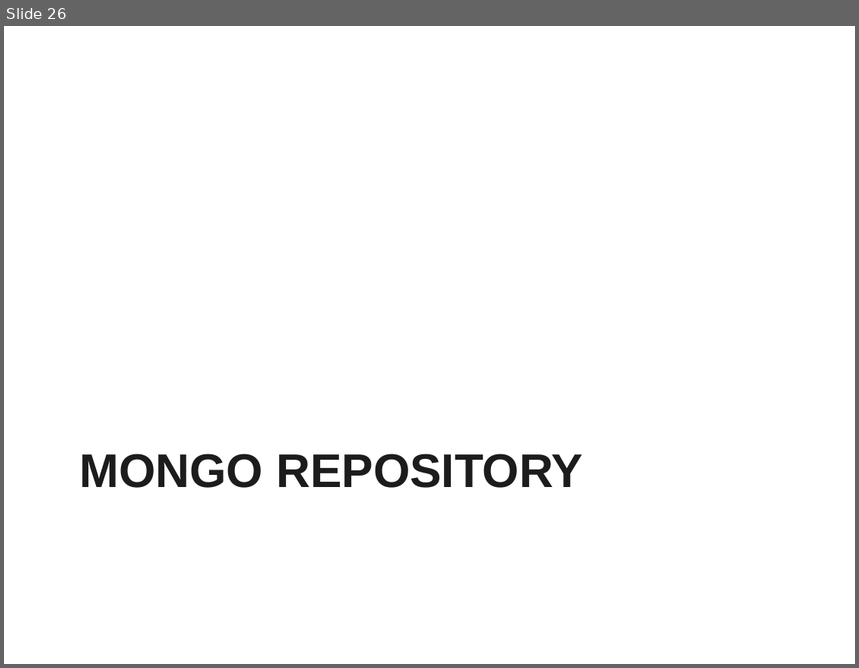
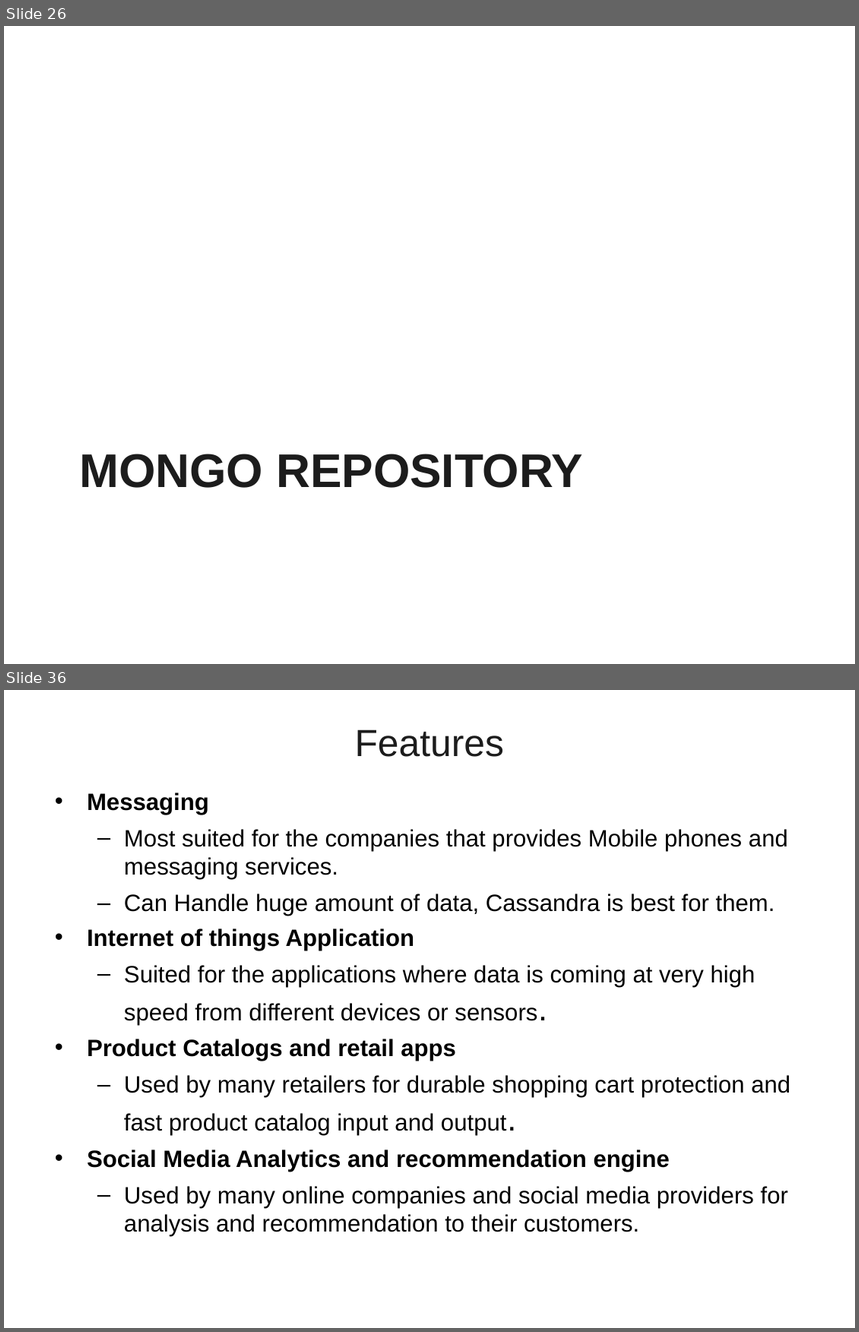
Before and after one commit to vicky-sai/PPTs, a slide deck: SpringData_NoSQL.ppt. Shown one above the other, each under a label of ours: slide 26 before the commit, slides 26 and 36 after it; the slides between them are not shown. The pictures are 859x668 and 859x1332 pixels, drawn with LibreOffice and Linux fonts; fonts in the diff are those of the drawing; background and template pictures are left out. Boxes give left, top, right and bottom in pixels: in the first picture for what was removed or moved away, otherwise in the second. Text is boxed around its words. In the diff, an @@ line names an element or a change of style, - is before the commit and + after.

```diff
--- a/SpringData_NoSQL.ppt
+++ b/SpringData_NoSQL.ppt
@@ slide 36 added at (4,690,855,1328), background picture (left out) @@
@@ title added at (355,730,504,757), 32 pt, text #1C1C1C @@
+Features
@@ text added at (87,793,791,1237), 20 pt, text #000000 @@
+• Messaging
+  – Most suited for the companies that provides Mobile phones and messaging services.
+  – Can Handle huge amount of data, Cassandra is best for them.
+• Internet of things Application
+  – Suited for the applications where data is coming at very high speed from different devices or sensors.
+• Product Catalogs and retail apps
+  – Used by many retailers for durable shopping cart protection and fast product catalog input and output.
+• Social Media Analytics and recommendation engine
+  – Used by many online companies and social media providers for analysis and recommendation to their customers.
```
Also in this commit, not shown: 1 slide changed, 28 other slides added, 3 slides removed.
